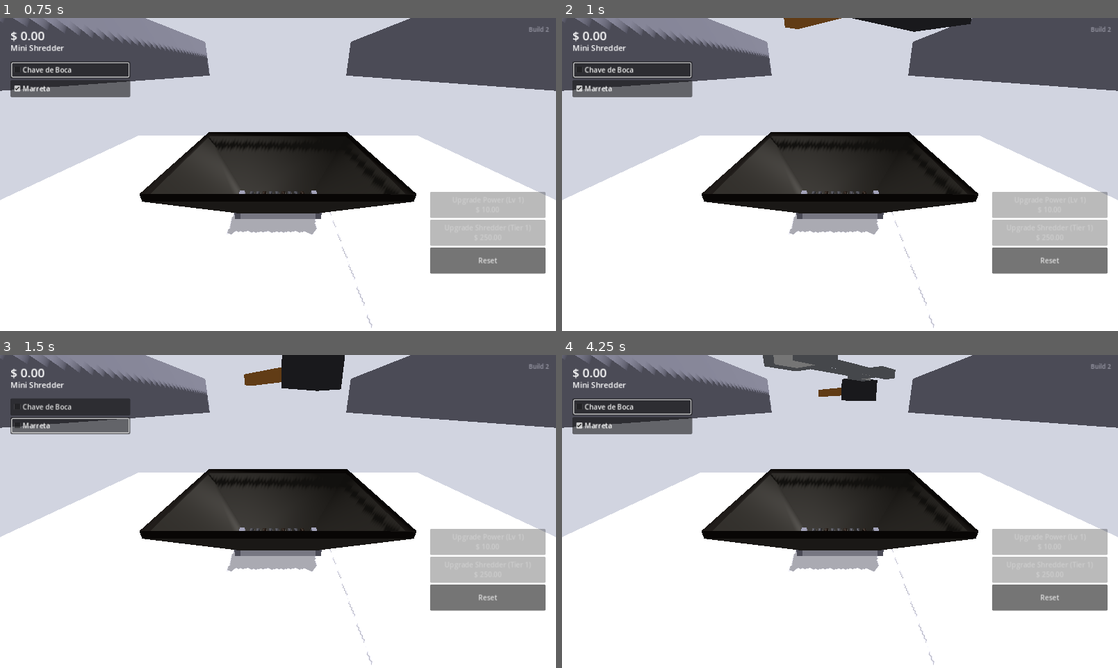
Above: before the commit, frames 1-4 (two rows, left to right).
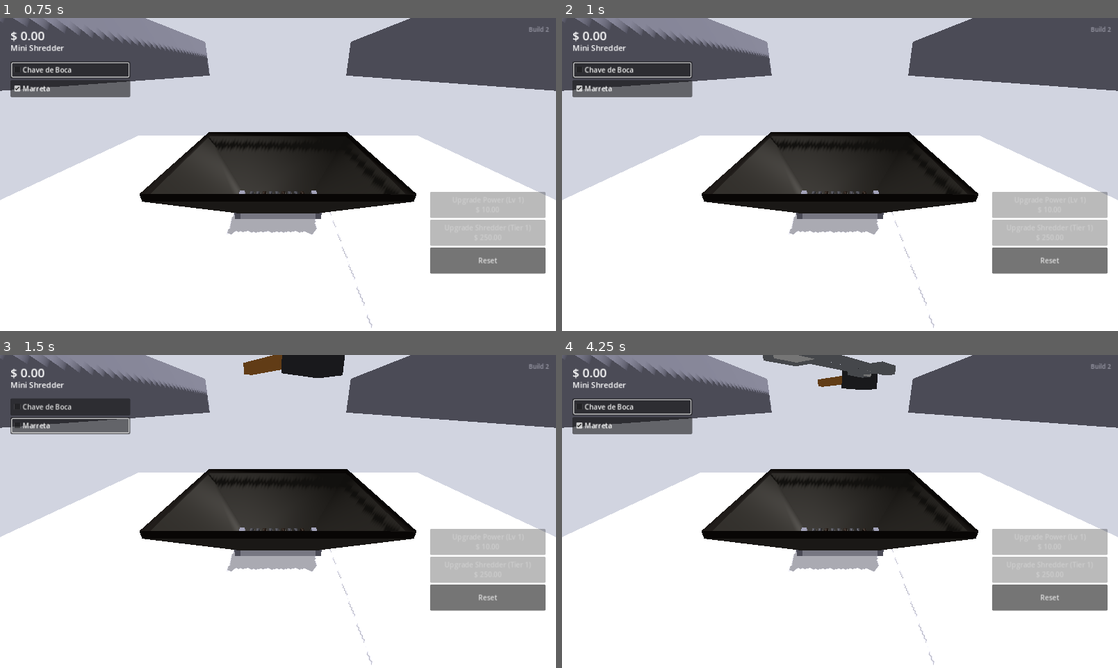
Above: after the commit, the same moments.

Repository: egongabaldo/deadweight
Game: Godot game, scene res://scenes/Main.tscn
Two runs of this game, one before a commit and one after it. Both use one fixed random seed, a clock stepped at 60 frames per second and the inputs below.
Inputs:
- Up to frame 1 (0.75 s): click "Chave de Boca" at 0.5 s
- Up to frame 2 (1 s): no input
- Up to frame 3 (1.5 s): click "Marreta" at 1.25 s
- Up to frame 4 (4.25 s): click "Chave de Boca" at 2 s; click "Marreta" at 2.75 s; click "Chave de Boca" at 3.5 s

Frame 1 is identical in both runs. In frame 2, 0.8% of the frame differs, in the area x 39-74%, y 0-5%; in frame 3, 1.0%; in frame 4, 1.1%, in the area x 36-60%, y 0-15%.

Commit message:
Fix belt item sinking and replace hand-rolled hold physics with a real joint
- belt_target lacked the same rest-height offset as the spawn position, so
  items sank back down into the belt's collider over the course of the
  ride even though they spawned sitting correctly on top.
- The hold force/torque used to compute gravity-compensated spring forces
  and a separate gravity-hang torque by hand. Verified via a headless
  Godot physics harness that applying the hold force at the grab offset
  (instead of centrally) fought the gravity torque into a sustained
  trembling spin on long grab arms, worst right at an item's extremities.
  Replaced the whole thing with a PinJoint3D pinning the grabbed point to
  a small AnimatableBody3D "hand" that follows the cursor: Godot's own
  constraint solver handles the linear+angular coupling, which measured
  as stable while still swinging/hanging naturally under gravity. As a
  side effect the item can no longer separate from the cursor at all, so
  the old leash-distance clamp is gone too.

Co-Authored-By: Claude Sonnet 5 <noreply@anthropic.com>

Diff:
--- a/scripts/Main.gd
+++ b/scripts/Main.gd
@@ -96,7 +96,14 @@
 		randf_range(-0.3, 0.3), item.get_rest_height_offset() + 0.02, randf_range(-0.15, 0.15)
 	)
 	item.rotation.y = randf_range(0.0, TAU)
-	item.belt_target = conveyor_end.global_position
+	# Same rest-height offset as the spawn position above — belt_target is
+	# what move_toward() actually drives the item's Y toward too (it
+	# interpolates all three axes, not just X/Z), so without this the item
+	# would sink back down into the belt over the course of the ride even
+	# though it spawned sitting correctly on top.
+	item.belt_target = conveyor_end.global_position + Vector3(
+		0.0, item.get_rest_height_offset() + 0.02, 0.0
+	)
 	item.tree_exited.connect(_on_item_removed)
 	_items_on_tray += 1
 
--- a/scripts/ShreddableItem.gd
+++ b/scripts/ShreddableItem.gd
@@ -4,24 +4,26 @@
 ## point toward the pickup zone; the player can grab it at any point along
 ## the ride and drag it above the shredder's hopper. The body stays frozen
 ## (kinematic) only while riding the belt. Once picked up it stays a full
-## dynamic RigidBody: a spring-damper force chases the exact point that was
-## clicked (not the body's center) toward the cursor, with gravity
-## cancelled out as a separate feed-forward term so the item doesn't have
-## to sag into a resting position error just to hold itself up (that was
-## an earlier bug here). Because the correction is a force, not a hard
-## velocity solve, heavier items genuinely lag behind fast mouse movement
-## while light ones track almost instantly. It still collides for real
-## while held (it can't be dragged through the hopper walls or other items,
-## and bumping something pushes/rotates it).
-## Gravity's torque around that grabbed point is applied every hold frame
-## (lightly damped), so the item continuously swings/hangs from wherever it
-## was grabbed instead of staying frozen in rotation until something bumps
-## it. Release is driven by polling the mouse button state every frame
-## rather than by the input_event's release signal, since once the item has
-## moved away from under the cursor it would stop receiving input events
-## entirely and the drag would get stuck. Releasing just stops steering and
-## lets whatever linear/angular velocity it already has carry through as a
-## real throw.
+## dynamic RigidBody, pinned to a small invisible "hand" body (an
+## AnimatableBody3D that follows the cursor) via a PinJoint3D anchored at
+## the exact point that was clicked. The joint keeps that point locked to
+## the hand while leaving rotation free, so gravity and momentum swing the
+## item naturally around wherever it was grabbed — Godot's own constraint
+## solver handles the linear+angular coupling, which measured (via a
+## headless physics test) as stable even on long grab arms. An earlier
+## version computed hold forces/torques by hand instead, which fought
+## itself into a sustained trembling spin under the same conditions; a
+## real joint also means the item can never separate from the cursor, so
+## no leash-distance hack is needed either. angular_damp/linear_damp are
+## raised while held so the swing settles instead of continuing forever,
+## and dropped back to zero on release so the resulting throw/fall isn't
+## artificially draggy.
+## It still collides for real while held (it can't be dragged through the
+## hopper walls or other items, and bumping something pushes/rotates it).
+## Release is driven by polling the mouse button state every frame rather
+## than by the input_event's release signal, since once the item has moved
+## away from under the cursor it would stop receiving input events
+## entirely and the drag would get stuck.
 ## While on the belt, items keep a minimum distance from whichever item is
 ## ahead of them (see _max_allowed_z) so they queue up instead of all
 ## marching to the exact same spot and overlapping.
@@ -31,23 +33,23 @@
 @export var value_multiplier: float = 1.0
 @export var belt_speed: float = 2.0
 @export var belt_min_spacing: float = 0.15
-@export var hold_stiffness: float = 300.0
-@export var hold_damping_ratio: float = 1.0
-@export var hold_max_force: float = 200.0
-@export var hold_max_leash_distance: float = 1.2
-@export var hold_angular_damp: float = 0.9
+@export var hold_angular_damp: float = 1.5
+@export var hold_linear_damp: float = 0.5
 @export var limbo_y: float = -8.0
 
 var dragging: bool = false
-var grab_local_point: Vector3 = Vector3.ZERO
 var drag_plane_y: float = 0.0
 var on_belt: bool = true
 var belt_target: Vector3 = Vector3.ZERO
 var _footprint_radius: float = 0.5
+var _hold_hand: AnimatableBody3D
+var _hold_joint: PinJoint3D
+var _hold_generation: int = 0
 
 
 func _ready() -> void:
 	input_event.connect(_on_input_event)
+	tree_exiting.connect(_cleanup_hold_nodes)
 	add_to_group("shreddable_items")
 	belt_target = global_position
 	_footprint_radius = _compute_footprint_radius()
@@ -70,15 +72,69 @@
 				# Ctrl+left-drag is reserved for panning the camera (see
 				# OrbitCamera.gd) — don't also start picking the item up.
 				return
-			dragging = true
-			on_belt = false
-			freeze = false
-			linear_velocity = Vector3.ZERO
-			angular_velocity = Vector3.ZERO
-			grab_local_point = to_local(click_position)
-			drag_plane_y = click_position.y
+			_start_hold(click_position)
 		else:
-			dragging = false
+			_end_hold()
+
+
+func _start_hold(click_position: Vector3) -> void:
+	dragging = true
+	on_belt = false
+	freeze = false
+	linear_velocity = Vector3.ZERO
+	angular_velocity = Vector3.ZERO
+	angular_damp = hold_angular_damp
+	linear_damp = hold_linear_damp
+	drag_plane_y = click_position.y
+	_hold_generation += 1
+	_setup_hold_joint(click_position, _hold_generation)
+
+
+## Building the hand + joint and wiring node_a/node_b all in the same
+## frame both bodies enter the tree captures each body's local anchor
+## frame before the physics server has settled them — measured (headless
+## test) as a violent one-frame pop. Spacing each step a physics frame
+## apart (matching how a hand-built test rig that worked used real frame
+## boundaries, not just call_deferred) avoids it. `generation` guards
+## against a release (or a new grab) landing mid-setup, which would
+## otherwise finish wiring a joint for a hold that's already over.
+func _setup_hold_joint(click_position: Vector3, generation: int) -> void:
+	var hand := AnimatableBody3D.new()
+	get_tree().current_scene.add_child(hand)
+	hand.global_position = click_position
+	await get_tree().physics_frame
+
+	var joint := PinJoint3D.new()
+	get_tree().current_scene.add_child(joint)
+	joint.global_position = click_position
+	await get_tree().physics_frame
+
+	if generation != _hold_generation:
+		hand.queue_free()
+		joint.queue_free()
+		return
+
+	joint.node_a = hand.get_path()
+	joint.node_b = get_path()
+	_hold_hand = hand
+	_hold_joint = joint
+
+
+func _end_hold() -> void:
+	dragging = false
+	angular_damp = 0.0
+	linear_damp = 0.0
+	_hold_generation += 1
+	_cleanup_hold_nodes()
+
+
+func _cleanup_hold_nodes() -> void:
+	if _hold_joint:
+		_hold_joint.queue_free()
+		_hold_joint = null
+	if _hold_hand:
+		_hold_hand.queue_free()
+		_hold_hand = null
 
 
 func _physics_process(delta: float) -> void:
@@ -87,6 +143,7 @@
 	# finite footprint entirely and just fall forever with nothing to
 	# catch it. This is the safety net for that "limbo" case.
 	if global_position.y < limbo_y:
+		_end_hold()
 		queue_free()
 		return
 	if dragging:
@@ -94,7 +151,7 @@
 			# The item can drift out from under the cursor while held, so it
 			# may stop receiving input_event callbacks entirely; polling the
 			# raw button state here is what actually guarantees release works.
-			dragging = false
+			_end_hold()
 			return
 		var cam: Camera3D = get_viewport().get_camera_3d()
 		if cam == null:
@@ -104,59 +161,8 @@
 		var ray_dir: Vector3 = cam.project_ray_normal(mouse_pos)
 		var plane := Plane(Vector3.UP, drag_plane_y)
 		var target = plane.intersects_ray(ray_origin, ray_dir)
-		if target != null and delta > 0.0:
-			var anchor_world: Vector3 = to_global(grab_local_point)
-
-			# The spring below can be overpowered (blocked by a wall,
-			# outrun by a fast mouse flick, capped by hold_max_force), which
-			# would let the item drift away from the cursor indefinitely.
-			# Hard-clamp the excess so it can never separate past this
-			# leash distance, regardless of what the force is doing.
-			var separation: Vector3 = target - anchor_world
-			if separation.length() > hold_max_leash_distance:
-				var correction: Vector3 = separation.normalized() * (separation.length() - hold_max_leash_distance)
-				global_position += correction
-				anchor_world = to_global(grab_local_point)
-
-			var offset: Vector3 = anchor_world - global_position
-			var point_velocity: Vector3 = linear_velocity + angular_velocity.cross(offset)
-
-			var gravity_dir: Vector3 = ProjectSettings.get_setting("physics/3d/default_gravity_vector", Vector3.DOWN)
-			var gravity_strength: float = ProjectSettings.get_setting("physics/3d/default_gravity", 9.8)
-			var gravity_force: Vector3 = gravity_dir * gravity_strength * gravity_scale * mass
-
-			# PD (spring-damper) force chasing the grabbed point toward the
-			# cursor, plus gravity cancelled out explicitly as a
-			# feed-forward term. The feed-forward is what prevents the old
-			# bug where the spring had to "solve" for gravity through a
-			# permanent resting error (the item sagging/gravitating away
-			# from the cursor) — gravity is removed from the equation
-			# entirely instead of being fought via position error. Critical
-			# damping (kd from kp and mass) keeps it snappy without
-			# oscillating, and because this is a force (not a hard velocity
-			# solve), heavier items genuinely lag more than light ones.
-			var kd: float = 2.0 * hold_damping_ratio * sqrt(hold_stiffness * mass)
-			var hold_force: Vector3 = hold_stiffness * (target - anchor_world) - kd * point_velocity - gravity_force
-			if hold_force.length() > hold_max_force:
-				hold_force = hold_force.normalized() * hold_max_force
-			# Applied at the grab offset (not apply_central_force) so the
-			# correction itself generates torque whenever the center of
-			# mass lags behind the point you're actually holding — that
-			# lag-induced torque is what makes the item swing/whip when you
-			# move the mouse, instead of only reacting to gravity's steady
-			# hang torque below.
-			apply_force(hold_force, offset)
-
-			# Gravity acting through the center of mass produces zero torque
-			# around the center of mass itself, so without this the item's
-			# rotation would just sit frozen in hold until something bumped
-			# it. Applying gravity's torque around the grabbed point instead
-			# (lever from center of mass to the anchor, crossed with the
-			# weight) makes it swing/hang continuously while held, like a
-			# real object pinned at that one point.
-			var lever: Vector3 = global_position - anchor_world
-			apply_torque(lever.cross(gravity_force))
-			angular_velocity *= hold_angular_damp
+		if target != null and _hold_hand:
+			_hold_hand.global_position = target
 	elif on_belt:
 		var desired_position: Vector3 = global_position.move_toward(belt_target, belt_speed * delta)
 		var max_z: float = _max_allowed_z()
